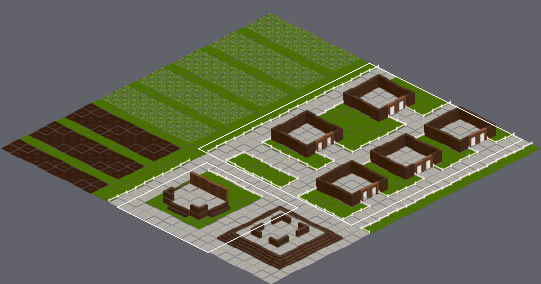
One commit to this Tiled map: Arcane/MAPS/vilarejo.tmx. Above: a wide view before the commit, with the close-up outlined.
Close-up. The starting point:
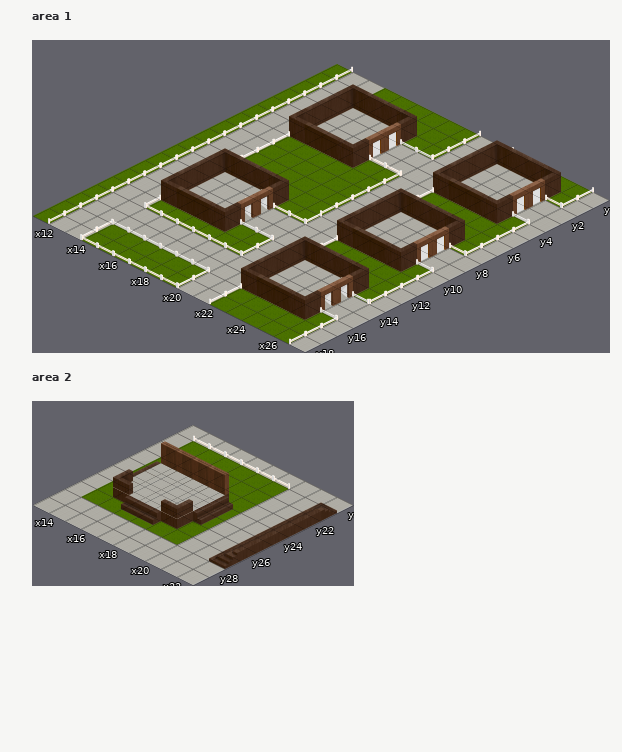
Cells are 256x128 px. Isometric: x runs down to the right, y down to the left. Shown: area 1 x 11..27, y 0..18; area 2 x 13..22, y 20..29. Layer "2A_Parede" is drawn 0,-80 px off the grid.
Once edited:
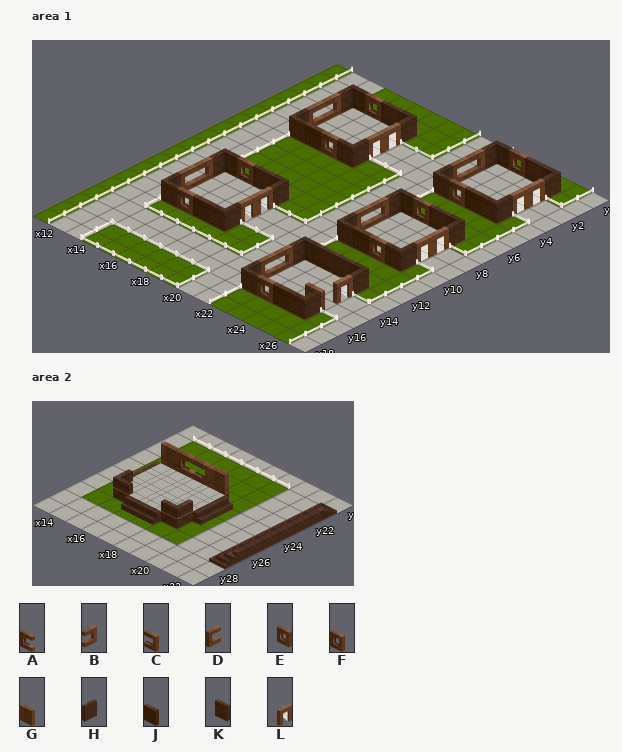
Key: from "janelas": A 2 "windowRight_N", B 3 "windowRight_E", C 6 "windowLeft_N", D 7 "windowLeft_E", E 9 "window_S", F 10 "window_N"; from "tileset_boran001": G 59 "wall_N", H 60 "wall_E2", J 61 "wall_N2", K 62 "wall_S2", L 80 "doorOpen_W".
_ is an empty cell.
Tiles replaced or removed in this view: G, H, J, K, L.
Edits made:
Changed rows in their new state; . is an unchanged cell.
Layer "1A_Parede", area 1:
first column x 14:
 1 .........E..
 2 .E......B...
 3 B.......D...
 4 D........F..
 5 ..F.........
 7 .........E..
 8 ........B...
 9 ........D...
10 .E........F.
11 B...........
12 D...........
13 .F..........
14 ........B...
15 ........D..F
16 .........F..
Layer "2A_Parede", area 2:
first column x 16:
23 AC
Where, in picture pixels (left, top, right, bottom), the same in both close-ups:
changed: (305, 92, 385, 159)
changed: (449, 148, 529, 207)
changed: (177, 156, 257, 215)
changed: (353, 196, 433, 263)
changed: (257, 244, 337, 306)
changed: (177, 449, 212, 486)
